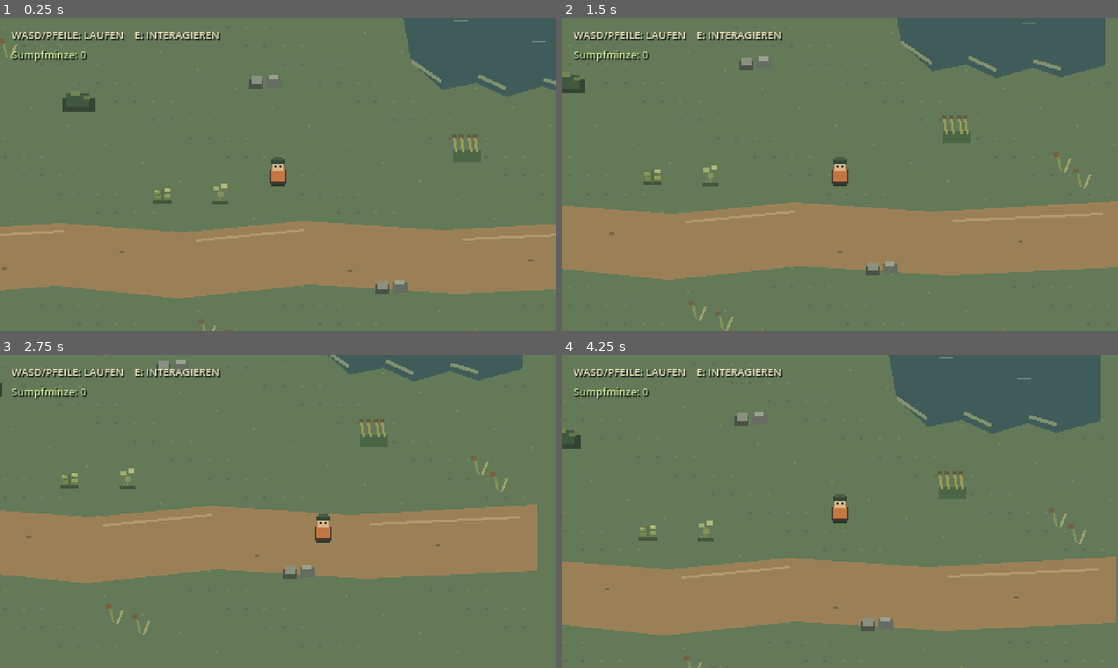
Above: before the commit, frames 1-4 (two rows, left to right).
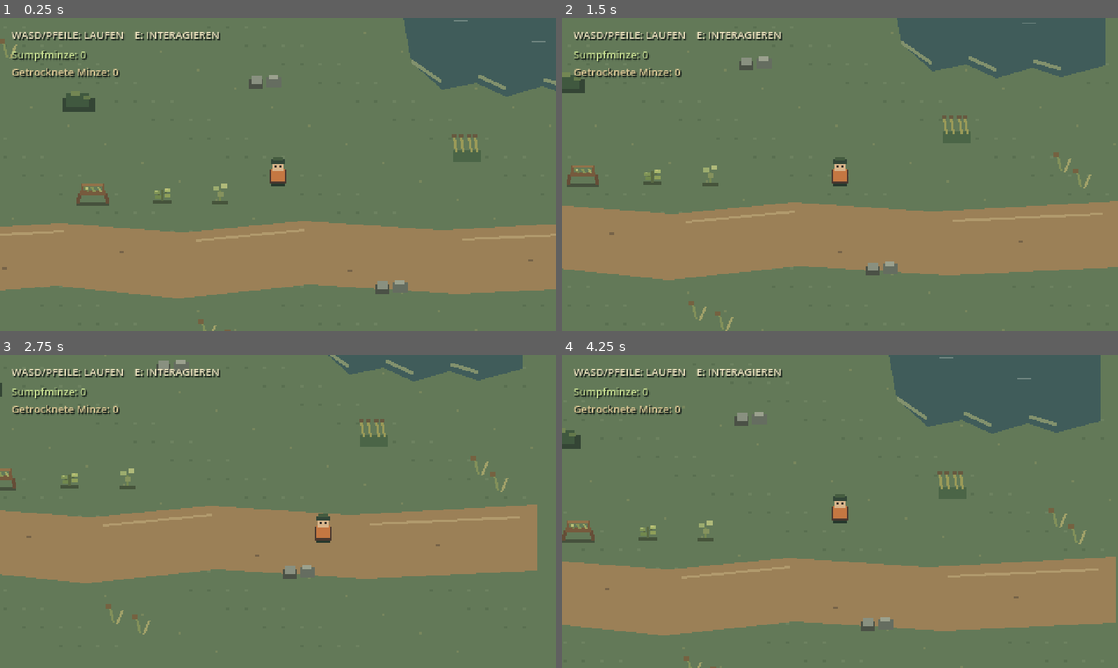
Above: after the commit, the same moments.

Repository: Fremarx/Moor-Apotheke
Game: Godot game, scene res://scenes/main.tscn
Same seed, same stepped clock (60 frames per second), same inputs: the game is played once before the commit and once after it.
Inputs:
- Up to frame 1 (0.25 s): no input
- Up to frame 2 (1.5 s): tap Enter at 0.5 s; hold D (move_right) 0.53-1.28 s; hold E (interact) 0.53-1.28 s; hold S (move_down) from 1.28 s (still down); tap E (interact) at 1.35 s
- Up to frame 3 (2.75 s): release S (move_down) at 2.03 s; hold D (move_right) from 2.03 s (still down); hold E (interact) from 2.03 s (still down)
- Up to frame 4 (4.25 s): release D (move_right) at 2.78 s; release E (interact) at 2.78 s; hold W (move_up) 2.78-3.53 s; tap E (interact) at 2.85 s; hold A (move_left) from 3.53 s (still down); hold E (interact) from 3.53 s (still down)

The runs differ from the first frame. In frame 1, 0.6% of the frame differs, in the area x 2-22%, y 16-60%; in frame 2, 0.6%; in frame 3, 0.5%; in frame 4, 0.6%.

Commit message:
feat(loop): add drying rack processing

Diff:
--- a/scenes/main.tscn
+++ b/scenes/main.tscn
@@ -45,6 +45,18 @@
 theme_override_font_sizes/font_size = 9
 text = "Sumpfminze: 0"
 
+[node name="DriedMintCount" type="Label" parent="HUD"]
+offset_left = 10.0
+offset_top = 40.0
+offset_right = 220.0
+offset_bottom = 55.0
+theme_override_colors/font_color = Color(0.87, 0.79, 0.59, 1)
+theme_override_colors/font_shadow_color = Color(0.12, 0.16, 0.13, 1)
+theme_override_constants/shadow_offset_x = 1
+theme_override_constants/shadow_offset_y = 1
+theme_override_font_sizes/font_size = 9
+text = "Getrocknete Minze: 0"
+
 [node name="InteractionFeedback" type="Label" parent="HUD"]
 visible = false
 offset_left = 10.0
--- a/scenes/world/test_map.tscn
+++ b/scenes/world/test_map.tscn
@@ -1,14 +1,18 @@
-[gd_scene load_steps=6 format=3]
+[gd_scene load_steps=8 format=3]
 
 [ext_resource type="Script" path="res://scripts/test_map.gd" id="1_map"]
 [ext_resource type="Script" path="res://scripts/interactable.gd" id="2_interactable"]
 [ext_resource type="Script" path="res://scripts/herb_pickup.gd" id="3_herb_pickup"]
+[ext_resource type="Script" path="res://scripts/drying_rack.gd" id="4_drying_rack"]
 
 [sub_resource type="CircleShape2D" id="CircleShape2D_interaction_probe"]
 radius = 6.0
 
 [sub_resource type="CircleShape2D" id="CircleShape2D_sumpfminze"]
 radius = 6.0
+
+[sub_resource type="CircleShape2D" id="CircleShape2D_drying_rack"]
+radius = 8.0
 
 [node name="TestMap" type="Node2D"]
 script = ExtResource("1_map")
@@ -37,3 +41,14 @@
 
 [node name="CollisionShape2D" type="CollisionShape2D" parent="Sumpfminze"]
 shape = SubResource("CircleShape2D_sumpfminze")
+
+[node name="Trockengestell" type="Area2D" parent="."]
+position = Vector2(160, 198)
+collision_layer = 2
+collision_mask = 0
+script = ExtResource("4_drying_rack")
+display_name = "Trockengestell"
+action_verb = "Trocknen"
+
+[node name="CollisionShape2D" type="CollisionShape2D" parent="Trockengestell"]
+shape = SubResource("CircleShape2D_drying_rack")
--- /dev/null
+++ b/scripts/drying_rack.gd
@@ -0,0 +1,37 @@
+extends "res://scripts/interactable.gd"
+
+var _inventory: Node
+
+
+func _ready() -> void:
+	super._ready()
+	add_to_group("processing_stations")
+
+
+func set_inventory(inventory: Node) -> void:
+	_inventory = inventory
+
+
+func interact() -> String:
+	if not is_instance_valid(_inventory):
+		return "Das Trockengestell ist gerade nicht erreichbar."
+
+	var processed := bool(_inventory.call("transfer_item", "sump_mint", "dried_sump_mint", 1))
+	if not processed:
+		return "Du brauchst eine frische Sumpfminze zum Trocknen."
+
+	return "Die Sumpfminze ist getrocknet."
+
+
+func _draw() -> void:
+	draw_rect(Rect2(Vector2(-14, 6), Vector2(28, 3)), Color("46513d"))
+	draw_line(Vector2(-11, -2), Vector2(-13, 7), Color("654d37"), 3.0)
+	draw_line(Vector2(11, -2), Vector2(13, 7), Color("654d37"), 3.0)
+	draw_rect(Rect2(Vector2(-11, -4), Vector2(22, 4)), Color("765a3d"))
+	draw_line(Vector2(-9, -4), Vector2(-9, -10), Color("765a3d"), 2.0)
+	draw_line(Vector2(9, -4), Vector2(9, -10), Color("765a3d"), 2.0)
+	draw_line(Vector2(-9, -9), Vector2(9, -9), Color("92724a"), 2.0)
+	draw_line(Vector2(-7, -7), Vector2(-3, -3), Color("74804d"), 2.0)
+	draw_line(Vector2(-1, -7), Vector2(2, -3), Color("899657"), 2.0)
+	draw_line(Vector2(5, -7), Vector2(7, -3), Color("a1a763"), 2.0)
+	draw_rect(Rect2(Vector2(-6, -7), Vector2(2, 2)), Color("bac078"))
--- a/scripts/inventory.gd
+++ b/scripts/inventory.gd
@@ -10,9 +10,34 @@
 		return
 
 	var next_count := get_count(item_id) + amount
-	_items[item_id] = next_count
+	_store_count(item_id, next_count)
 	item_count_changed.emit(item_id, next_count)
+
+
+
+func transfer_item(source_id: String, destination_id: String, amount: int = 1) -> bool:
+	if source_id.is_empty() or destination_id.is_empty() or source_id == destination_id or amount <= 0:
+		return false
+
+	var source_count := get_count(source_id)
+	if source_count < amount:
+		return false
+
+	var next_source_count := source_count - amount
+	var next_destination_count := get_count(destination_id) + amount
+	_store_count(source_id, next_source_count)
+	_store_count(destination_id, next_destination_count)
+	item_count_changed.emit(source_id, next_source_count)
+	item_count_changed.emit(destination_id, next_destination_count)
+	return true
 
 
 func get_count(item_id: String) -> int:
 	return _items.get(item_id, 0)
+
+
+func _store_count(item_id: String, amount: int) -> void:
+	if amount == 0:
+		_items.erase(item_id)
+	else:
+		_items[item_id] = amount
--- a/scripts/main.gd
+++ b/scripts/main.gd
@@ -3,6 +3,7 @@
 @onready var _player: Node = $World/Player
 @onready var _inventory: Node = $Inventory
 @onready var _inventory_count: Label = $HUD/InventoryCount
+@onready var _dried_mint_count: Label = $HUD/DriedMintCount
 @onready var _interaction_prompt: Label = $HUD/InteractionPrompt
 @onready var _interaction_feedback: Label = $HUD/InteractionFeedback
 @onready var _feedback_timer: Timer = $HUD/FeedbackTimer
@@ -17,6 +18,10 @@
 	for pickup in get_tree().get_nodes_in_group("item_pickups"):
 		if pickup.has_signal("item_collected"):
 			pickup.item_collected.connect(_inventory.add_item)
+
+	for station in get_tree().get_nodes_in_group("processing_stations"):
+		if station.has_method("set_inventory"):
+			station.set_inventory(_inventory)
 
 
 func _on_interaction_hint_changed(prompt_text: String) -> void:
@@ -36,6 +41,8 @@
 func _on_item_count_changed(item_id: String, amount: int) -> void:
 	if item_id == "sump_mint":
 		_inventory_count.text = "Sumpfminze: %d" % amount
+	elif item_id == "dried_sump_mint":
+		_dried_mint_count.text = "Getrocknete Minze: %d" % amount
 
 
 func _on_feedback_timer_timeout() -> void:
--- /dev/null
+++ b/tests/loop_001_drying_rack_test.gd
@@ -0,0 +1,105 @@
+extends SceneTree
+
+const MAIN_SCENE: PackedScene = preload("res://scenes/main.tscn")
+
+var _failures: Array[String] = []
+
+
+func _initialize() -> void:
+	call_deferred("_run")
+
+
+func _run() -> void:
+	var main := MAIN_SCENE.instantiate()
+	root.add_child(main)
+	await physics_frame
+	await physics_frame
+
+	var player := main.get_node_or_null("World/Player")
+	var inventory := main.get_node_or_null("Inventory")
+	var rack := main.get_node_or_null("World/TestMap/Trockengestell") as Area2D
+	var herb := main.get_node_or_null("World/TestMap/Sumpfminze") as Area2D
+	var prompt := main.get_node_or_null("HUD/InteractionPrompt") as Label
+	var fresh_count := main.get_node_or_null("HUD/InventoryCount") as Label
+	var dried_count := main.get_node_or_null("HUD/DriedMintCount") as Label
+	var feedback := main.get_node_or_null("HUD/InteractionFeedback") as Label
+
+	_check(player != null, "the player exists")
+	_check(inventory != null, "the inventory exists")
+	_check(rack != null, "the drying rack exists")
+	_check(herb != null, "the Sumpfminze pickup exists")
+	_check(prompt != null, "the interaction prompt exists")
+	_check(fresh_count != null, "the fresh mint count exists")
+	_check(dried_count != null, "the dried mint count exists")
+	_check(feedback != null, "interaction feedback exists")
+	if player == null or inventory == null or rack == null or herb == null or prompt == null or fresh_count == null or dried_count == null or feedback == null:
+		_finish()
+		return
+
+	_check(int(inventory.call("get_count", "sump_mint")) == 0, "fresh mint starts at zero")
+	_check(int(inventory.call("get_count", "dried_sump_mint")) == 0, "dried mint starts at zero")
+	_check(fresh_count.text == "Sumpfminze: 0", "the fresh mint HUD count starts at zero")
+	_check(dried_count.text == "Getrocknete Minze: 0", "the dried mint HUD count starts at zero")
+
+	await _move_near(player, rack)
+	_check(prompt.text.contains("Trockengestell"), "the drying rack has an interaction prompt")
+	_press_e(player)
+	_check(int(inventory.call("get_count", "sump_mint")) == 0, "the rack does not change inventory without fresh mint")
+	_check(feedback.text.contains("frische Sumpfminze"), "the rack explains that fresh mint is required")
+
+	await _move_near(player, herb)
+	_press_e(player)
+	_check(int(inventory.call("get_count", "sump_mint")) == 1, "the pickup adds one fresh mint")
+	inventory.call("add_item", "sump_mint", 1)
+	_check(int(inventory.call("get_count", "sump_mint")) == 2, "the test can prepare multiple fresh mint")
+
+	await _move_near(player, rack)
+	_press_e(player)
+	_check(int(inventory.call("get_count", "sump_mint")) == 1, "drying consumes exactly one fresh mint")
+	_check(int(inventory.call("get_count", "dried_sump_mint")) == 1, "drying produces exactly one dried mint")
+	_check(fresh_count.text == "Sumpfminze: 1", "the HUD updates the fresh mint count")
+	_check(dried_count.text == "Getrocknete Minze: 1", "the HUD updates the dried mint count")
+	_check(feedback.text.contains("getrocknet"), "the HUD confirms the drying result")
+
+	_press_e(player)
+	_check(int(inventory.call("get_count", "sump_mint")) == 0, "the rack can dry the remaining fresh mint")
+	_check(int(inventory.call("get_count", "dried_sump_mint")) == 2, "a second drying keeps the one-to-one ratio")
+	_check(fresh_count.text == "Sumpfminze: 0", "the HUD shows no fresh mint after the second drying")
+	_check(dried_count.text == "Getrocknete Minze: 2", "the HUD shows both dried mints")
+	_press_e(player)
+	_check(int(inventory.call("get_count", "dried_sump_mint")) == 2, "the rack cannot produce dried mint without ingredients")
+	_check(fresh_count.text == "Sumpfminze: 0", "the fresh mint HUD stays unchanged without supplies")
+	_check(dried_count.text == "Getrocknete Minze: 2", "the dried mint HUD stays unchanged without supplies")
+	_check(feedback.text.contains("frische Sumpfminze"), "the missing ingredient message returns after supplies run out")
+
+	main.queue_free()
+	_finish()
+
+
+func _move_near(player: Node, target: Node2D) -> void:
+	player.global_position = target.global_position + Vector2(6, 0)
+	await physics_frame
+	await physics_frame
+
+
+func _press_e(player: Node) -> void:
+	var event := InputEventKey.new()
+	event.physical_keycode = KEY_E
+	event.pressed = true
+	player.call("_unhandled_input", event)
+
+
+func _check(condition: bool, description: String) -> void:
+	if not condition:
+		_failures.append(description)
+
+
+func _finish() -> void:
+	if _failures.is_empty():
+		print("LOOP-001 drying rack checks passed.")
+		quit(0)
+		return
+
+	for failure in _failures:
+		push_error("LOOP-001 check failed: " + failure)
+	quit(1)
Not shown, added: scripts/drying_rack.gd.uid
Not shown, added: tests/loop_001_drying_rack_test.gd.uid
Not shown, changed: PROJECT_PLAN.md
Not shown, changed: docs/AI_CONTEXT.md
Not shown, changed: docs/ARCHITECTURE.md
Not shown, changed: docs/KNOWLEDGE_BASE.md
Not shown, changed: docs/TESTING.md
